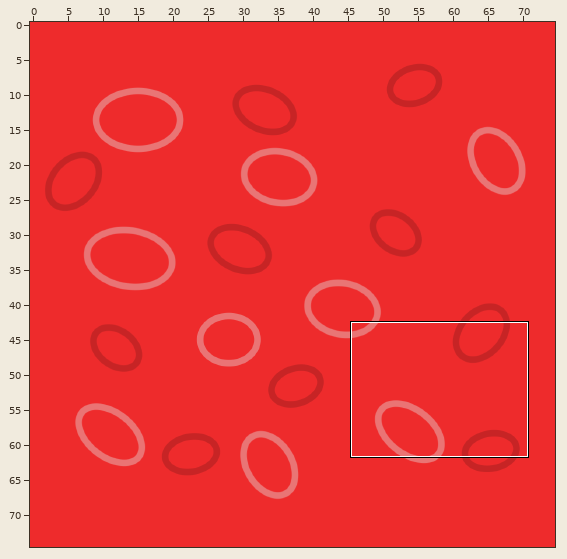
A Tiled map (JSON) gets an edit: assets/tilemaps/gameMap.json. Above, an overview of the earlier version with the close-up marked.
Close-up. As it was:
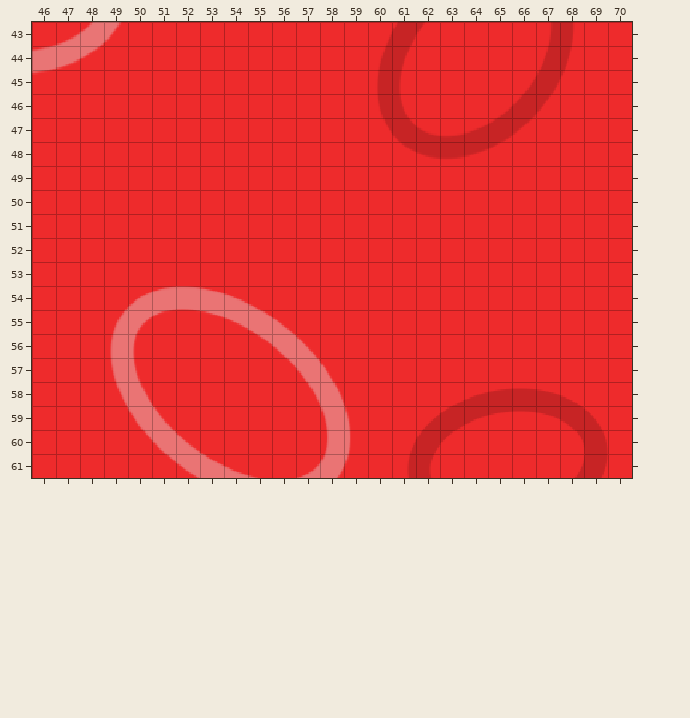
Cells are 16x16 px. Shown: x 46..70, y 43..61. The commit also changed other parts of the map, which this record leaves out.
And afterwards:
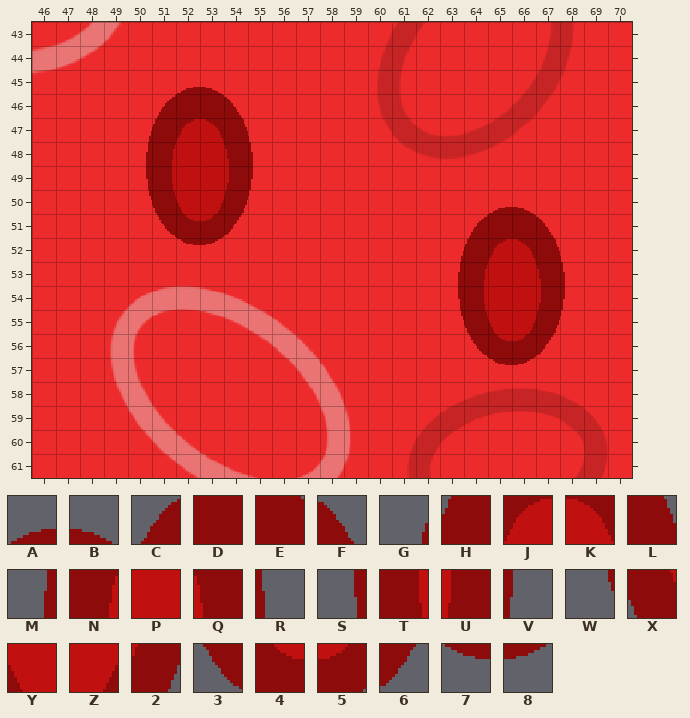
Key: from "redBloodCell": A 3, B 4, C 10, D 11, E 12, F 13, G 17, H 18, J 19, K 20, L 21, M 25, N 26, P 27, Q 29, R 30, S 33, T 34, U 37, V 38, W 41, X 42, Y 43, Z 44, 2 45, 3 50, 4 51, 5 52, 6 53, 7 59, 8 60.
_ is an empty cell.
The exact change:
Layer "blockedLayer":
The edit adds tile 2 in row 50 at x 54; in row 55 at x 67.
The edit adds tile 3 in row 51 at x 51; in row 56 at x 64.
The edit adds tile 4 in row 51 at x 52; in row 56 at x 65.
The edit adds tile 5 in row 51 at x 53; in row 56 at x 66.
The edit adds tile 6 in row 51 at x 54; in row 56 at x 67.
The edit adds tile 7 in row 52 at x 52; in row 57 at x 65.
The edit adds tile 8 in row 52 at x 53; in row 57 at x 66.
The edit adds tile A in row 45 at x 52; in row 50 at x 65.
The edit adds tile B in row 45 at x 53; in row 50 at x 66.
The edit adds tile C in row 46 at x 51; in row 51 at x 64.
The edit adds tile D in row 46 at x 52; in row 51 at x 65.
The edit adds tile E in row 46 at x 53; in row 51 at x 66.
The edit adds tile F in row 46 at x 54; in row 51 at x 67.
The edit adds tile G in row 47 at x 50; in row 52 at x 63.
The edit adds tile H in row 47 at x 51; in row 52 at x 64.
The edit adds tile J in row 47 at x 52; in row 52 at x 65.
The edit adds tile K in row 47 at x 53; in row 52 at x 66.
The edit adds tile L in row 47 at x 54; in row 52 at x 67.
The edit adds tile M in row 48 at x 50; in row 53 at x 63.
The edit adds tile N in row 48 at x 51; in row 53 at x 64.
The edit adds tile P in rows 48 to 49 at x 52 to 53; in rows 53 to 54 at x 65 to 66.
The edit adds tile Q in row 48 at x 54; in row 53 at x 67.
The edit adds tile R in row 48 at x 55; in row 53 at x 68.
The edit adds tile S in row 49 at x 50; in row 54 at x 63.
The edit adds tile T in row 49 at x 51; in row 54 at x 64.
The edit adds tile U in row 49 at x 54; in row 54 at x 67.
The edit adds tile V in row 49 at x 55; in row 54 at x 68.
The edit adds tile W in row 50 at x 50; in row 55 at x 63.
The edit adds tile X in row 50 at x 51; in row 55 at x 64.
The edit adds tile Y in row 50 at x 52; in row 55 at x 65.
The edit adds tile Z in row 50 at x 53; in row 55 at x 66.
Where, in picture pixels (left, top, right, bottom), the same in both close-ups:
added: (146, 87, 253, 245)
added: (458, 207, 565, 365)
